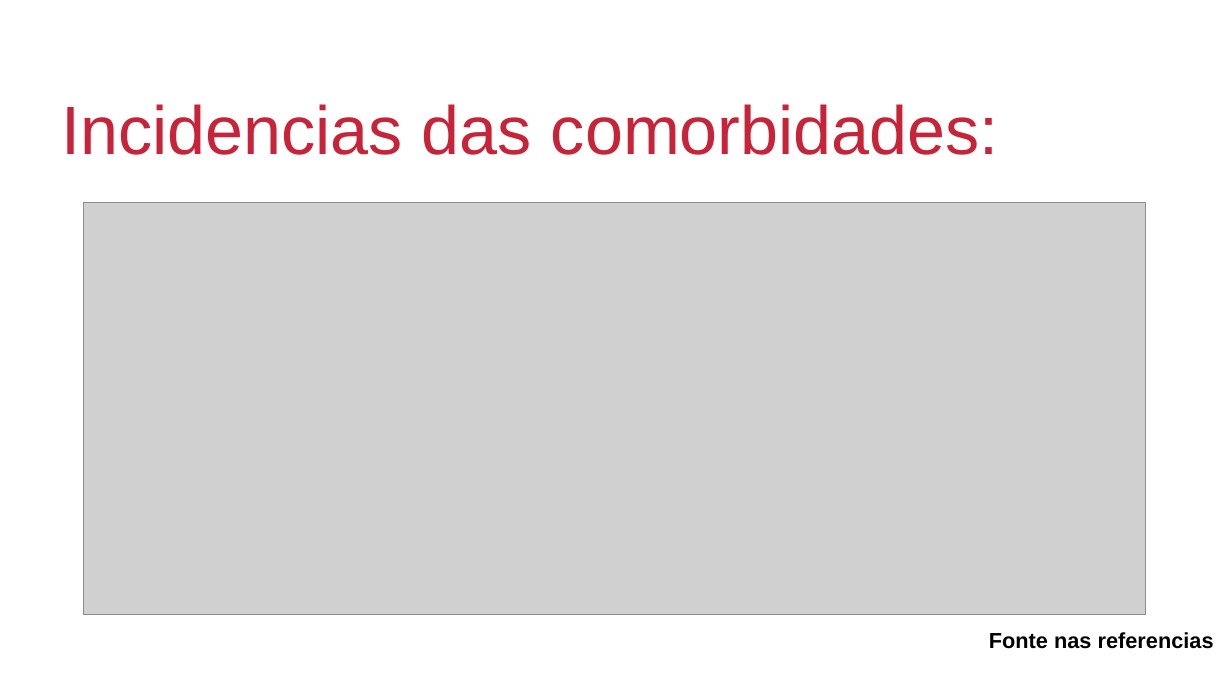
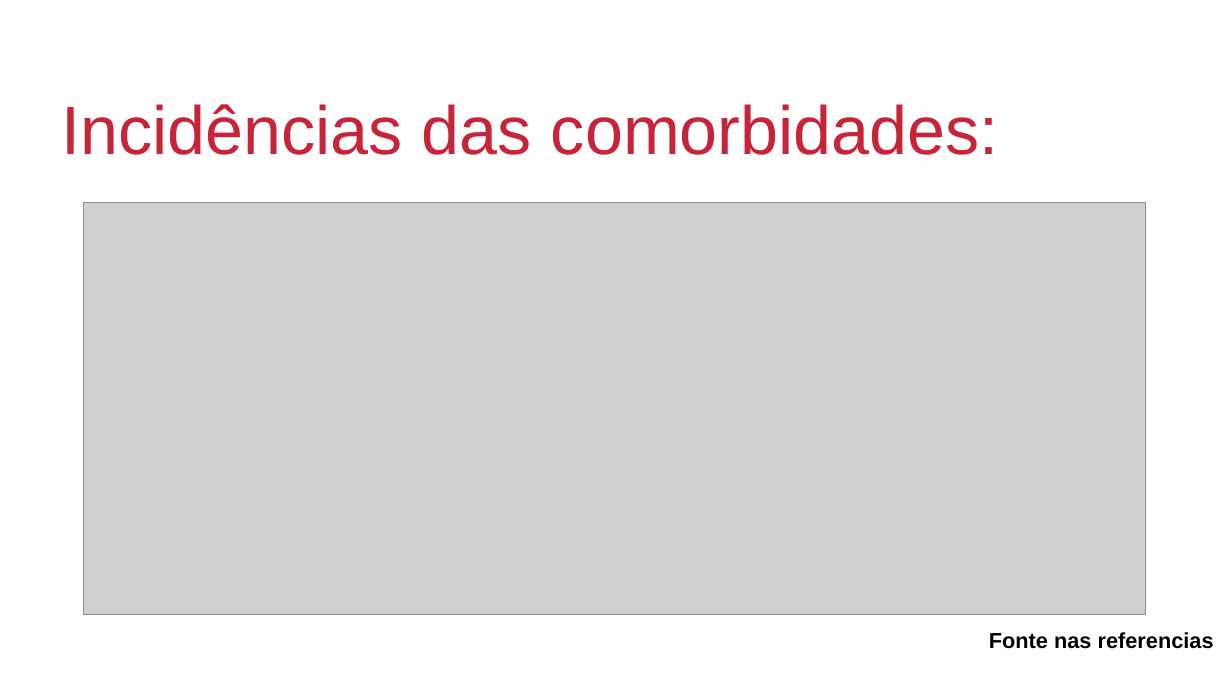
Before and after one commit to antonioanunciacao/Pesquisa-Operacional, a slide deck: slide 8 of Projeto/apresentacao_projeto.odp. Drawn at 1232x693 pixels with LibreOffice and Linux fonts; fonts in the diff are those of the drawing; grey boxes stand for pictures; background and template pictures are left out. Boxes give left, top, right and bottom in pixels: in the first picture for what was removed or moved away, otherwise in the second. Text is boxed around its words. In the diff, an @@ line names an element or a change of style, - is before the commit and + after.

```diff
--- a/Projeto/apresentacao_projeto.odp
+++ b/Projeto/apresentacao_projeto.odp
@@ title at (62, 104, 999, 155): text changed @@
-Incidencias das comorbidades:
+Incidências das comorbidades:
```
Also in this commit, not shown: 6 other slides changed, 1 other file.
